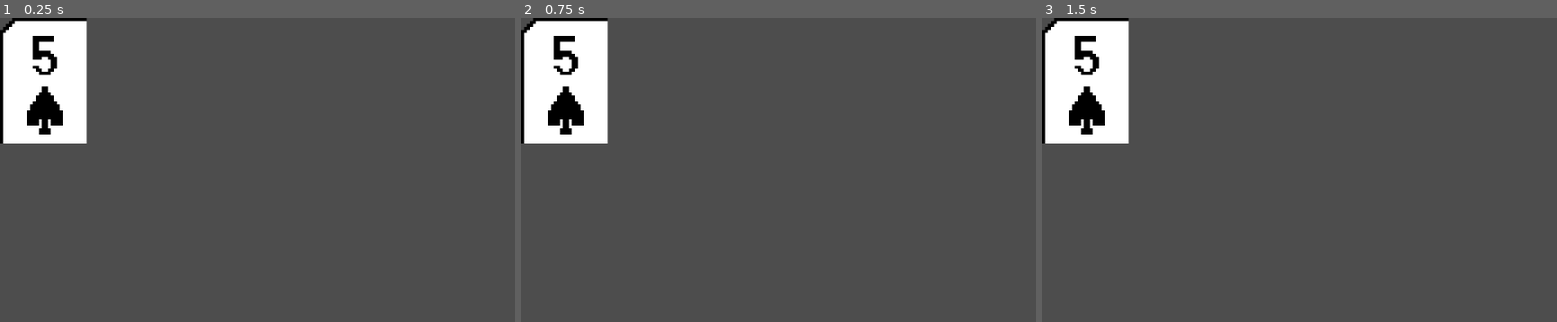
Above: before the commit, frames 1-3 (left to right).
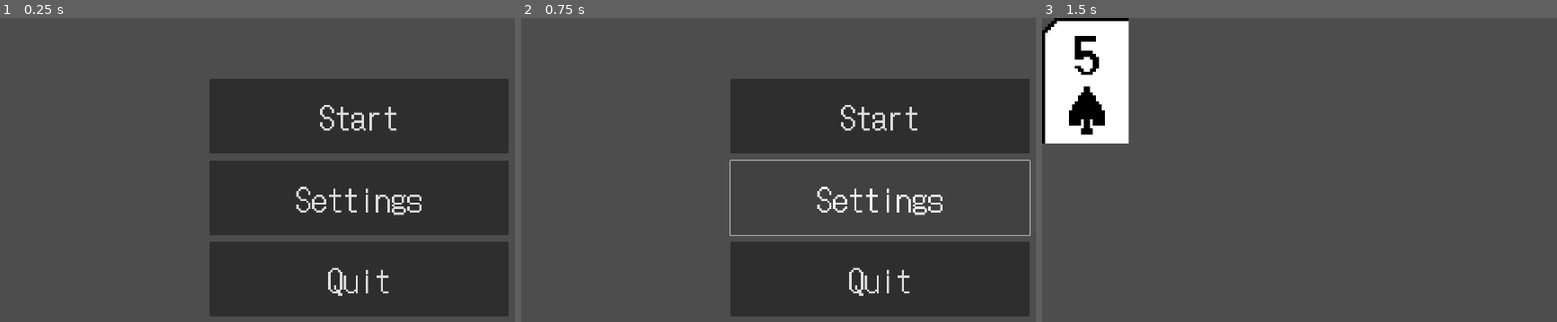
Above: after the commit, the same moments.

Repository: CJ5518/cribbage-scorer
Game: Godot game, scene res://scenes/main_menu.tscn
The game is run twice, just before and just after one commit, with the same random seed, the same clock (stepped at 60 frames per second) and the same inputs. Before the commit the project starts from res://scenes/test_scene.tscn.
Inputs (mouse positions are in pixels of both pictures, inside the frame that each line leads up to):
- Up to frame 1 (0.25 s): no input
- Up to frame 2 (0.75 s): click (881, 197) at 0.5 s, where only the run after the commit has a clickable "Settings"
- Up to frame 3 (1.5 s): click (1402, 115) at 1.25 s, where only the run after the commit has a clickable "Start"

The runs differ from the first frame. In frame 1, 49% of the frame differs, in the area x 0-99%, y 0-98%; in frame 2, 36%; in frame 3, nothing differs.

Commit message:
Beginnings of a main menu

Diff:
--- a/project.godot
+++ b/project.godot
@@ -11,7 +11,7 @@
 [application]
 
 config/name="CribbageScorer"
-run/main_scene="uid://dckms4u1sxc1v"
+run/main_scene="uid://cfjsuiv4cqrkk"
 config/features=PackedStringArray("4.5", "GL Compatibility")
 run/max_fps=60
 config/icon="res://images/icon.svg"
--- /dev/null
+++ b/scenes/main_menu.tscn
@@ -0,0 +1,63 @@
+[gd_scene load_steps=4 format=3 uid="uid://cfjsuiv4cqrkk"]
+
+[ext_resource type="FontFile" uid="uid://cn4b38c7xfha2" path="res://assets/DotGothic16-Regular.ttf" id="1_ekxnf"]
+[ext_resource type="Script" uid="uid://cb4y6xr0uhgcg" path="res://scripts/main_menu.gd" id="2_bqqt6"]
+
+[sub_resource type="Theme" id="Theme_wu84c"]
+default_font = ExtResource("1_ekxnf")
+default_font_size = 85
+
+[node name="MainMenu" type="Control"]
+layout_mode = 3
+anchors_preset = 15
+anchor_right = 1.0
+anchor_bottom = 1.0
+grow_horizontal = 2
+grow_vertical = 2
+theme = SubResource("Theme_wu84c")
+script = ExtResource("2_bqqt6")
+
+[node name="StartButton" type="Button" parent="."]
+layout_mode = 1
+anchors_preset = -1
+anchor_left = 0.5
+anchor_top = 0.5
+anchor_right = 0.5
+anchor_bottom = 0.5
+offset_left = -400.0
+offset_top = -377.0
+offset_right = 400.0
+offset_bottom = -177.0
+grow_horizontal = 2
+grow_vertical = 2
+text = "Start"
+
+[node name="SettingsButton" type="Button" parent="."]
+layout_mode = 1
+anchors_preset = -1
+anchor_left = 0.5
+anchor_top = 0.5
+anchor_right = 0.5
+anchor_bottom = 0.5
+offset_left = -400.0
+offset_top = -157.0
+offset_right = 400.0
+offset_bottom = 43.0
+grow_horizontal = 2
+grow_vertical = 2
+text = "Settings"
+
+[node name="QuitButton" type="Button" parent="."]
+layout_mode = 1
+anchors_preset = -1
+anchor_left = 0.5
+anchor_top = 0.5
+anchor_right = 0.5
+anchor_bottom = 0.5
+offset_left = -400.0
+offset_top = 60.0
+offset_right = 400.0
+offset_bottom = 260.0
+grow_horizontal = 2
+grow_vertical = 2
+text = "Quit"
--- /dev/null
+++ b/scripts/main_menu.gd
@@ -0,0 +1,11 @@
+extends Control
+
+
+# Called when the node enters the scene tree for the first time.
+func _ready() -> void:
+	$QuitButton.button_down.connect(
+		func(): get_tree().quit()
+	)
+	$StartButton.button_down.connect(
+		func(): get_tree().change_scene_to_file("res://scenes/test_scene.tscn")
+	)
--- a/scripts/test_scene.gd
+++ b/scripts/test_scene.gd
@@ -23,7 +23,6 @@
 
 
 
-
 # Called every frame. 'delta' is the elapsed time since the previous frame.
 func _process(delta: float) -> void:
 	pass
Not shown, added: scripts/main_menu.gd.uid
